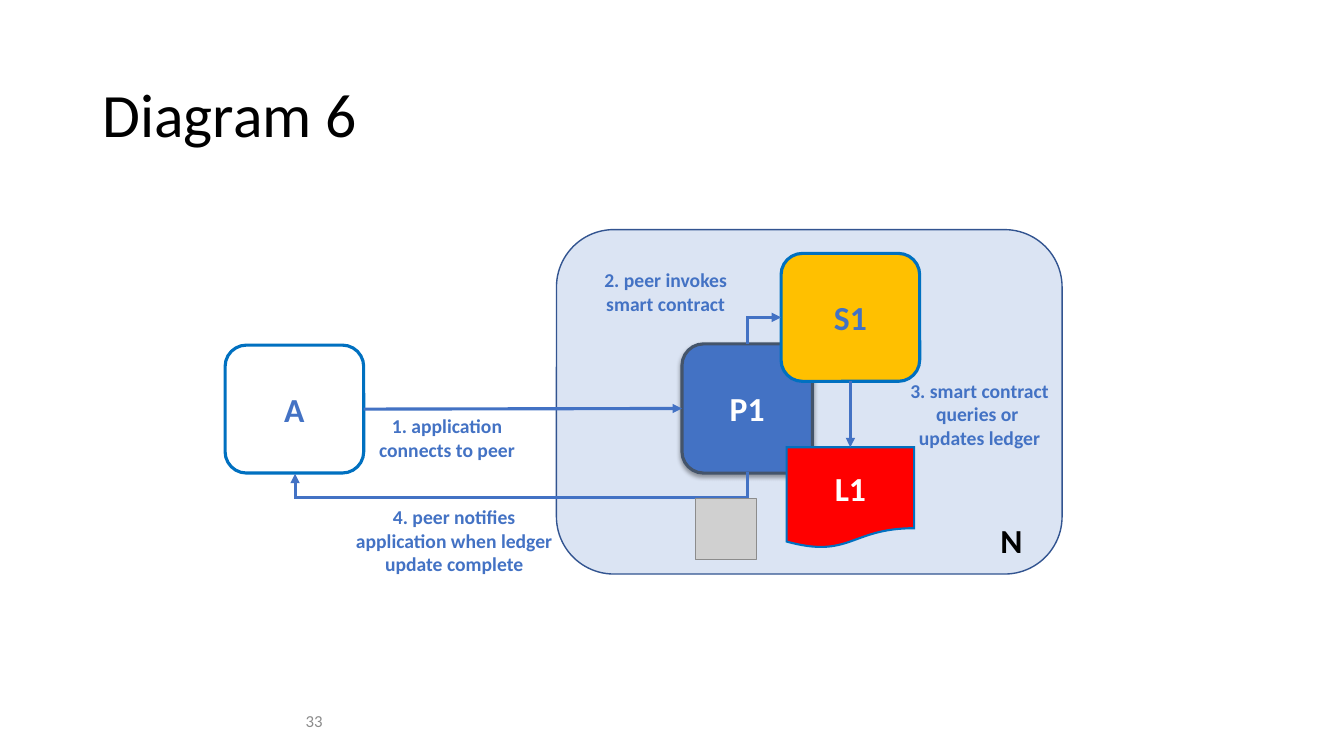
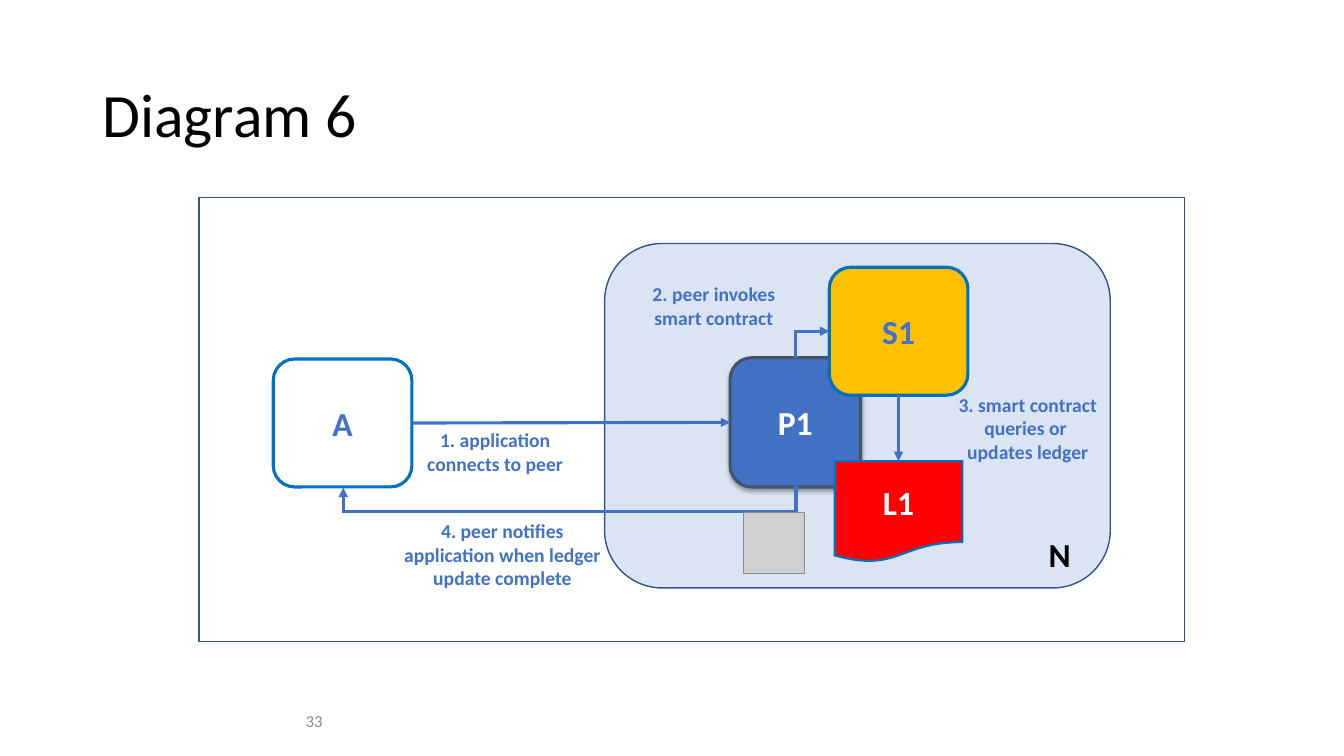
Before and after one commit to FabricTOC/FabricTOC, a slide deck: slide 33 of docs/OtherSourceMaterial/Diagrams.pptx. Drawn at 1344x756 pixels with LibreOffice and Linux fonts; fonts in the diff are those of the drawing; grey boxes stand for pictures. Boxes give left, top, right and bottom in pixels: in the first picture for what was removed or moved away, otherwise in the second. Text is boxed around its words. In the diff, an @@ line names an element or a change of style, - is before the commit and + after.

Commit message:
Peer updates

```diff
--- a/docs/OtherSourceMaterial/Diagrams.pptx
+++ b/docs/OtherSourceMaterial/Diagrams.pptx
@@ rectangle added at [199,198,1185,641], outline #325491 1 pt @@
@@ 2 texts, 1 picture, 1 rounded rectangle, 1 arrow: place and size @@
-2 texts, 1 picture, 1 rounded rectangle, 1 arrow at [356,344,1022,574]
+2 texts, 1 picture, 1 rounded rectangle, 1 arrow at [404,358,1071,588]
@@ 3 texts, 3 rounded rectangles, 2 elbow arrows, 1 flow chart document, 1 arrow: place and size @@
-3 texts, 3 rounded rectangles, 2 elbow arrows, 1 flow chart document, 1 arrow at [225,230,1063,575]
+3 texts, 3 rounded rectangles, 2 elbow arrows, 1 flow chart document, 1 arrow at [273,244,1111,589]
```
Also in this commit, not shown: 9 other slides changed, 10 other files.
